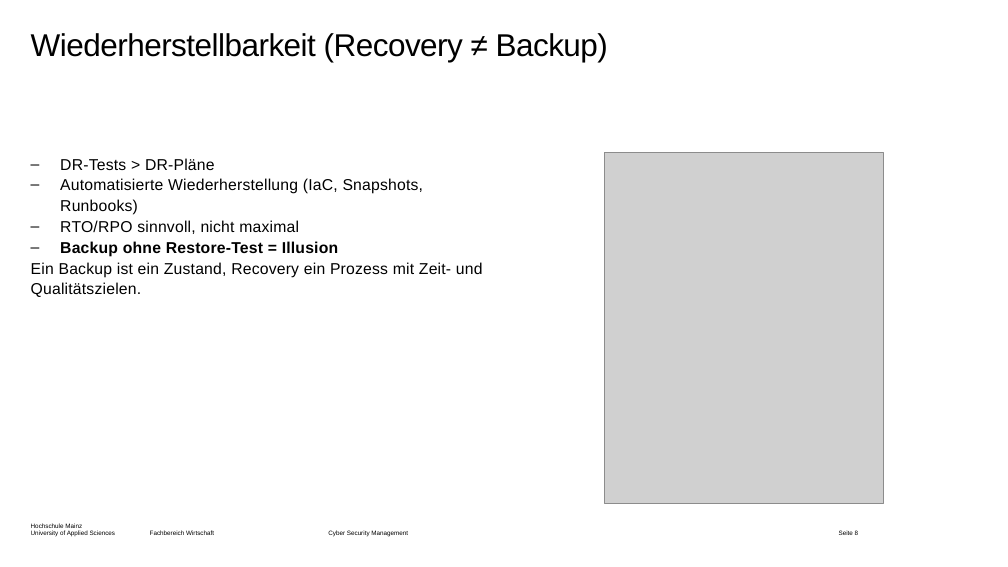
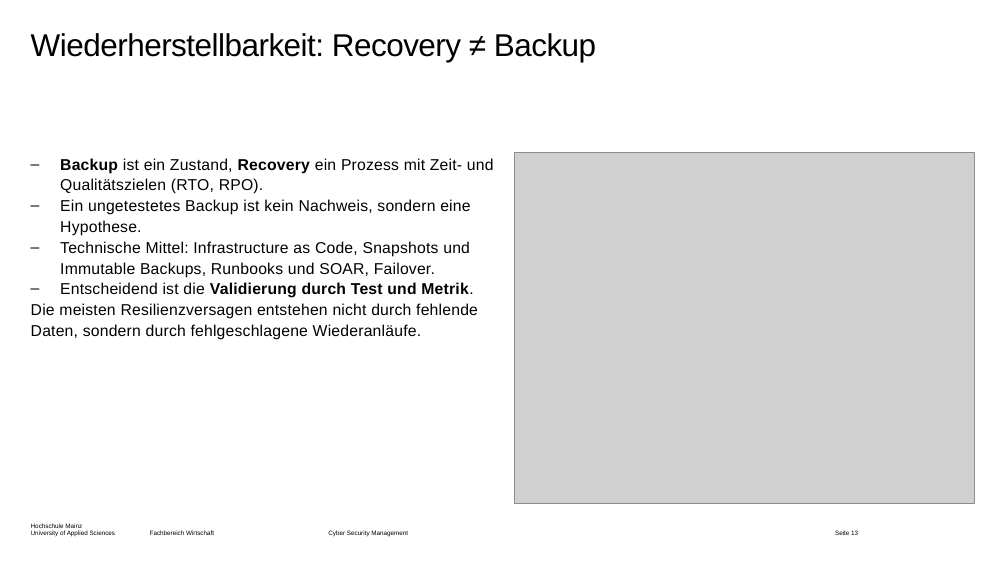
Before and after one commit to dlo-delphi/csm-cyber_resilienz-quarto, a slide deck: slide 13 of Präsentationen/Termin-03/_powerpoint/main.pptx (slide 8 before the commit). Drawn at 1008x567 pixels with LibreOffice and Linux fonts; fonts in the diff are those of the drawing; grey boxes stand for pictures; background and template pictures are left out. Boxes give left, top, right and bottom in pixels: in the first picture for what was removed or moved away, otherwise in the second. Text is boxed around its words. In the diff, an @@ line names an element or a change of style, - is before the commit and + after.

```diff
--- a/Präsentationen/Termin-03/_powerpoint/main.pptx
+++ b/Präsentationen/Termin-03/_powerpoint/main.pptx
@@ title at box(31, 33, 596, 62): text changed @@
-Wiederherstellbarkeit (Recovery ≠ Backup)
+Wiederherstellbarkeit: Recovery ≠ Backup
@@ text at box(31, 158, 494, 340): text changed @@
-– DR-Tests > DR-Pläne
-– Automatisierte Wiederherstellung (IaC, Snapshots, Runbooks)
-– RTO/RPO sinnvoll, nicht maximal
-– Backup ohne Restore-Test = Illusion
-Ein Backup ist ein Zustand, Recovery ein Prozess mit Zeit- und Qualitätszielen.
+– Backup ist ein Zustand, Recovery ein Prozess mit Zeit- und Qualitätszielen (RTO, RPO).
+– Ein ungetestetes Backup ist kein Nachweis, sondern eine Hypothese.
+– Technische Mittel: Infrastructure as Code, Snapshots und Immutable Backups, Runbooks und SOAR, Failover.
+– Entscheidend ist die Validierung durch Test und Metrik.
+Die meisten Resilienzversagen entstehen nicht durch fehlende Daten, sondern durch fehlgeschlagene Wiederanläufe.
@@ picture: place and size @@
-picture at box(605, 152, 883, 503)
+picture at box(515, 152, 975, 503)
@@ page number at box(835, 530, 858, 535): text changed @@
-Seite 8
+Seite 13
```
Also in this commit, not shown: 13 other slides changed, 12 slides added, 1 slide removed, 30 other files.
